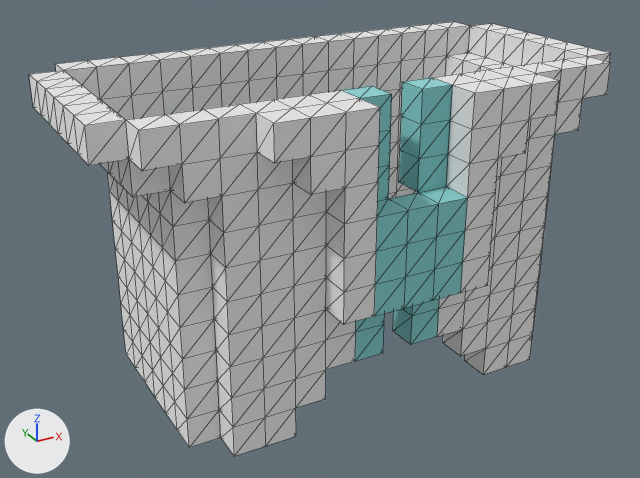
The glTF model public/b-b0-customizer/models/accessories_clothes_labcoat.glb as it was, and as the next commit left it.
Before and after are seen from a 50 mm lens placed at (-13.92, -23.5, 18.98), pointed at (-1.21, -0.4, 7.43). Arrows for +X, +Y and +Z are at lower left; the lights stay in place. The picture after the commit comes second. Mesh edges are drawn as thin lines.

The older version as bpy lines, for what is in view:
```python
mat_bb0_suit_rick_vox_material_116 = principled_material('bb0 suit rick.vox Material 116')
mat_bb0_suit_rick_vox_material_116.base_color = (0.4, 0.8, 0.8)  # cyan #aae7e7
mat_bb0_suit_rick_vox_material_116.metallic = 0.75
mat_bb0_suit_rick_vox_material_116.roughness = 1.0
me_mesh_0_036 = bpy.data.meshes.new('mesh_0.036')
me_mesh_0_036.from_pydata(...)  # 878 vertices, 1904 faces; spans x -8.0..9.0, y -5.0..4.0, z -17.0..-7.0
# faces by material slot: [124, 1780]
me_mesh_0_036.materials.append(mat_bb0_suit_rick_vox_material_116)  # cyan #aae7e7
me_mesh_0_036.materials.append(mat_bb0_suit_rick_vox_material_246)  # white #f7f7f7
ob_model_0 = bpy.data.objects.new('model_0', me_mesh_0_036)
ob_model_0.location = (-1.0, 0.0, 20.0)
```
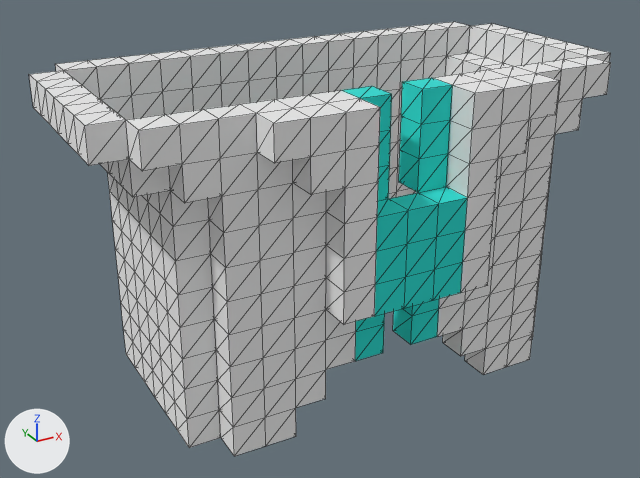
Diff of the bpy script that builds the scene:
```diff
--- a/public/b-b0-customizer/models/accessories_clothes_labcoat.glb.py
+++ b/public/b-b0-customizer/models/accessories_clothes_labcoat.glb.py
@@ mat_bb0_suit_rick_vox_material_116 @@
 mat_bb0_suit_rick_vox_material_116 = principled_material('bb0 suit rick.vox Material 116')
-mat_bb0_suit_rick_vox_material_116.base_color = (0.4, 0.8, 0.8)  # cyan #aae7e7
+mat_bb0_suit_rick_vox_material_116.base_color = (0.0841, 0.876, 0.833)  # cyan #52f1eb
 mat_bb0_suit_rick_vox_material_116.metallic = 0.75
```

What differs and where, as boxes (x1, y1, x2, y2) in the pictures (640 x 478 px):
'model_0', recoloured: (340, 75, 469, 362) in both
